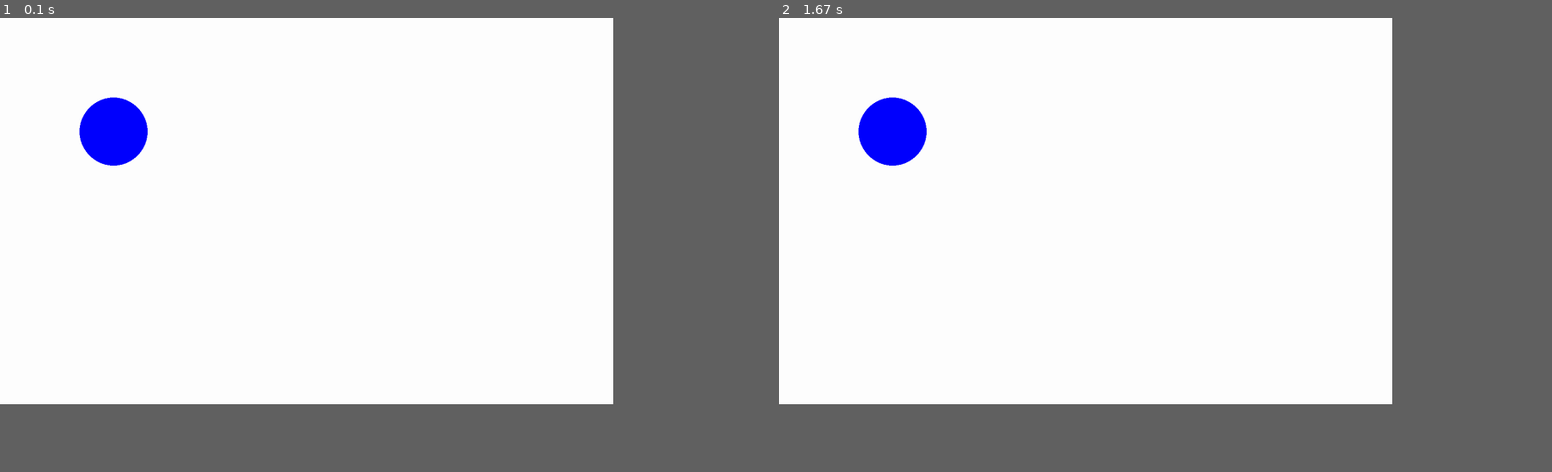
Above: before the commit, frames 1-2 (left to right).
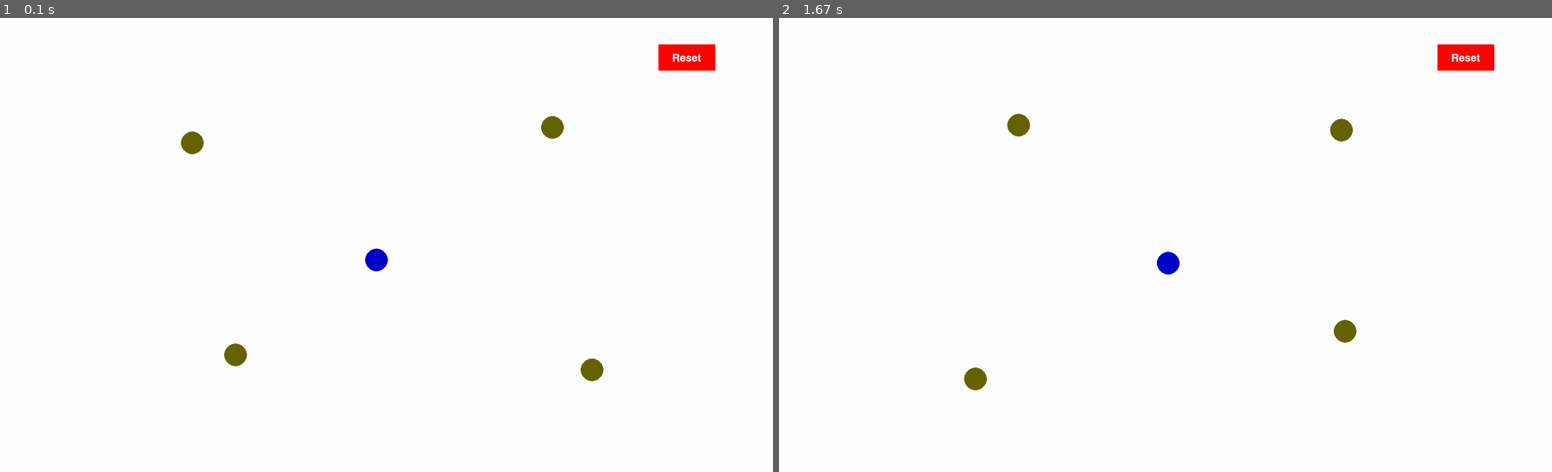
Above: after the commit, the same moments.

Repository: shripadaRao/mms-project
Game: pygame game, started from pygame/main.py
The game is run twice, just before and just after one commit, with the same random seed, the same clock (stepped at 60 frames per second) and the same inputs.
Inputs (mouse positions are in pixels of both pictures, inside the frame that each line leads up to):
- Up to frame 1 (0.1 s): no input
- Up to frame 2 (1.67 s): click (1466, 58) at 0.38 s, where only the run after the commit has a clickable "Reset"
In our replay, the window is 714x450 before the commit and 900x529 after it. These sizes can differ from the game's own. Grey fills any space a smaller window leaves; there, only what the larger window draws over its background counts as a difference.

The runs differ from the first frame. In frame 1, 2.1% of the frame differs, in the area x 10-93%, y 5-81%; in frame 2, 2.1%.

Commit message:
add coordinate generation & basic ui

Diff:
--- a/pygame/main.py
+++ b/pygame/main.py
@@ -1,25 +1,69 @@
 """generate simple, logical ui to get coordinates and display sprits of audio source and sensor devices."""
 
 import pygame
+import random
 
 
-WINDOW_SIZE = [1350, 850]
+# WINDOW_SIZE = [1350, 850]
+# WINDOW_SIZE = [1600, 800]
+# WINDOW_SIZE = [1500,1000]
+WINDOW_SIZE = [1700, 1000]
+
+# AUDIO_SOURCE_VARIATION = [60,60] #width, height
+# DEVICE_COORD_VARIATION = [60,60] #width, height
+
+AUDIO_SOURCE_VARIATION = [WINDOW_SIZE[0]//22.5, WINDOW_SIZE[1]//22.5]
+DEVICE_COORD_VARIATION = [WINDOW_SIZE[0]//22.5, WINDOW_SIZE[1]//22.5]
 
 
 #UTIL functions
-def generate_audio_source_coords():
+def generate_audio_source_coords(): # returns [width, height]
     """ audio source is likely to be around center of the screen """
-    pass
+    window_center = [i/2 for i in WINDOW_SIZE]
+    variation_num = [random.randint(- AUDIO_SOURCE_VARIATION[0], AUDIO_SOURCE_VARIATION[0]), random.randint(- AUDIO_SOURCE_VARIATION[1], AUDIO_SOURCE_VARIATION[1])]
+    return [window_center[0]+variation_num[0], window_center[1]+variation_num[1]]
+
+audio_source_coords = (generate_audio_source_coords())
+
 
 def generate_device_coords(devices_number=4):
     """ come up with an algo to swarm the screen with positions according to number of devices """
     #hard code for 4 devices for now
-    pass
+    window_center = [i/2 for i in WINDOW_SIZE]
+    variation_num = [random.randint(- AUDIO_SOURCE_VARIATION[0], AUDIO_SOURCE_VARIATION[0]), random.randint(- AUDIO_SOURCE_VARIATION[1], AUDIO_SOURCE_VARIATION[1])]
+    variation_num = [i*1.5 for i in variation_num]
+
+    bottom_left = [window_center[0]- (window_center[0]/2) + variation_num[0], window_center[1]- (window_center[1]/2) + variation_num[1]]
+    variation_num = [random.randint(- AUDIO_SOURCE_VARIATION[0], AUDIO_SOURCE_VARIATION[0]), random.randint(- AUDIO_SOURCE_VARIATION[1], AUDIO_SOURCE_VARIATION[1])]
+    variation_num = [i*1.5 for i in variation_num]
+
+
+    top_left = [window_center[0]- (window_center[0]/2) + variation_num[0], window_center[1]+ (window_center[1]/2) + variation_num[1]]
+    variation_num = [random.randint(- AUDIO_SOURCE_VARIATION[0], AUDIO_SOURCE_VARIATION[0]), random.randint(- AUDIO_SOURCE_VARIATION[1], AUDIO_SOURCE_VARIATION[1])]
+    variation_num = [i*1.5 for i in variation_num]
+
+    bottom_right = [window_center[0]+ (window_center[0]/2) + variation_num[0], window_center[1]- (window_center[1]/2) + variation_num[1]]
+    variation_num = [random.randint(- AUDIO_SOURCE_VARIATION[0], AUDIO_SOURCE_VARIATION[0]), random.randint(- AUDIO_SOURCE_VARIATION[1], AUDIO_SOURCE_VARIATION[1])]
+    variation_num = [i*1.5 for i in variation_num]
+
+    top_right = [window_center[0]+ (window_center[0]/2) + variation_num[0], window_center[1]+ (window_center[1]/2) + variation_num[1]]
+
+    return [bottom_left, top_left, top_right, bottom_right]
+
+devices_coords = generate_device_coords()
 
 
 def find_coords_dist(coord1, coord2):
     """ just root mean square distance """
-    pass
+    #coord1 = [120,100] coord2 = [130,150]
+    dist = []
+    for i in range(len(coord1)):
+        ele_dist = (coord2[i]**2 - coord1[i]**2)**0.5
+        dist.append(ele_dist)
+    dist = sum(dist)
+    return dist
+
+# print(find_coords_dist([120,100],[130,150]))
 
 # def vary_audio_with_distance(audio_data, distance):
 #     pass
@@ -27,13 +71,6 @@
 # def generate_audio_data_for_dist(source_audio, distance):
 #     """ generate varying intensity of audio data for different distances """
 #     pass
-
-
-def coords_handler(audio_coords, devices_coords):
-    """ to check validity and correct any conflicts in coordinates generation conflicts """
-    pass
-
-
 
 
 class AudioSource:
@@ -67,19 +104,55 @@
 
 
 
+
+
+
+
+#***********************************    PYGAME  *************************#
 pygame.init()
 screen = pygame.display.set_mode(WINDOW_SIZE)
+# WINDOW_SIZE = [1350, 850]
 
+
+RESET_BUTTON_DIMS = [100,50]
+reset_button_coords = [1150, 50]
+
+RESET_BUTTON_DIMS= [WINDOW_SIZE[0]/13.5, WINDOW_SIZE[1]/17]
+reset_button_coords = [WINDOW_SIZE[0]/1.174, WINDOW_SIZE[1]/17]
 running = True
 
 while running:
     for event in pygame.event.get():
         if event.type == pygame.QUIT:
             running = False
+        elif event.type == pygame.MOUSEBUTTONDOWN:
+            mouse_pos = pygame.mouse.get_pos()
+            # below is condition for checking whether the user has clicked within the dims of button
+            if reset_button_coords[0] <= mouse_pos[0] <= reset_button_coords[0]+RESET_BUTTON_DIMS[0] and reset_button_coords[1] <= mouse_pos[1] <= reset_button_coords[1]+RESET_BUTTON_DIMS[1]:
+                #reset button true
+                audio_source_coords = generate_audio_source_coords()
+                devices_coords = generate_device_coords()
+
+                pygame.display.flip()
 
 
     screen.fill((255, 255, 255))
-    pygame.draw.circle(screen, (0, 0, 255), (250, 250), 75)
+
+    #audio source
+    pygame.draw.circle(screen, (0, 0, 200), (audio_source_coords[0], audio_source_coords[1]), 25)
+
+    #devices
+    [bl,tl, tr, br]=devices_coords
+    pygame.draw.circle(screen, (100, 100, 0), (bl[0], bl[1]), 25)
+    pygame.draw.circle(screen, (100, 100, 0), (tl[0], tl[1]), 25)
+    pygame.draw.circle(screen, (100, 100, 0), (tr[0], tr[1]), 25)
+    pygame.draw.circle(screen, (100, 100, 0), (br[0], br[1]), 25)
+
+    pygame.draw.rect(screen, (255,0,0), (reset_button_coords[0], reset_button_coords[1], RESET_BUTTON_DIMS[0], RESET_BUTTON_DIMS[1]))
+    font = pygame.font.Font(None, 36)
+    text = font.render("Reset", True, (255, 255, 255))
+    text_rect = text.get_rect(center=(reset_button_coords[0] + RESET_BUTTON_DIMS[0] // 2, reset_button_coords[1] + RESET_BUTTON_DIMS[1] // 2))
+    screen.blit(text, text_rect)
     pygame.display.flip()
 
 pygame.quit()
